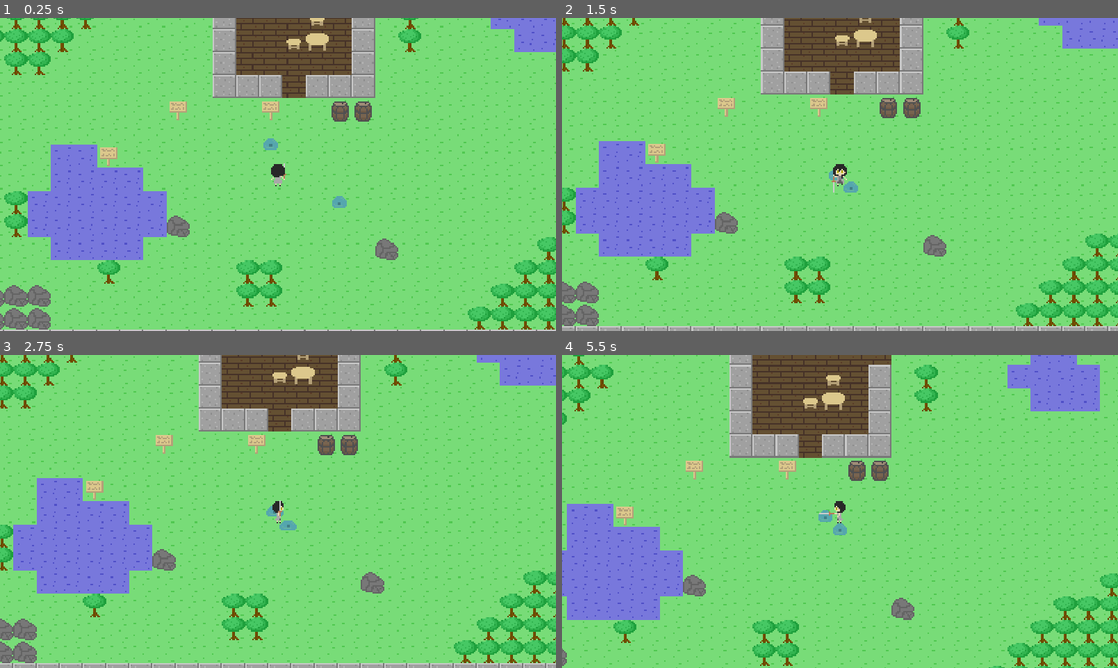
Above: before the commit, frames 1-4 (two rows, left to right).
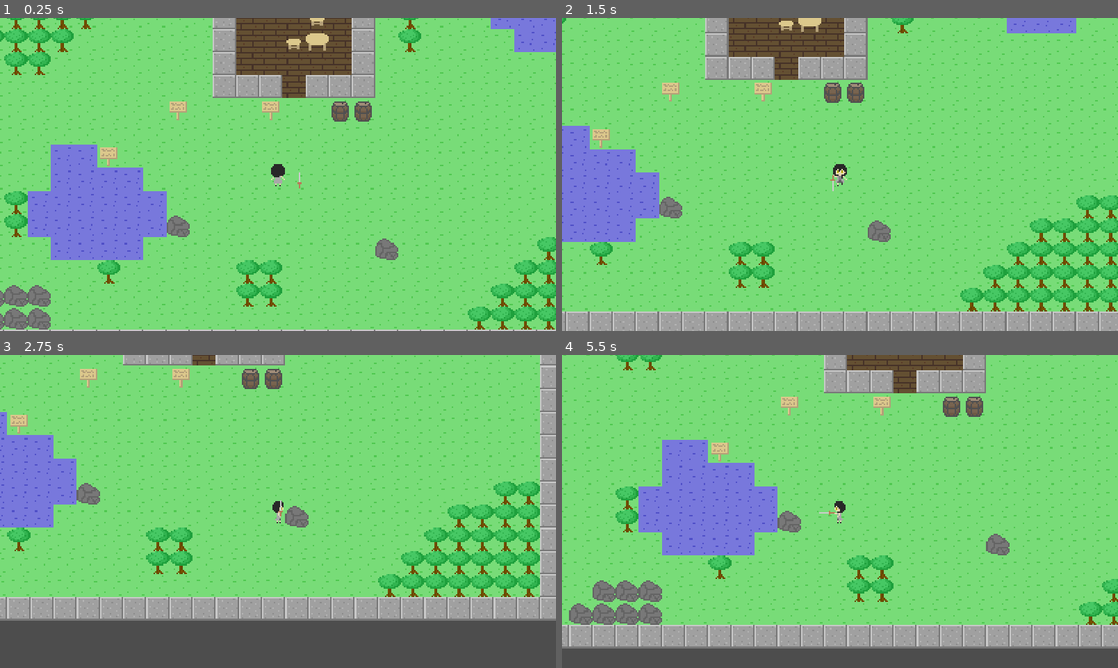
Above: after the commit, the same moments.

Repository: ktmage/test_game
Game: Godot game, scene res://main.tscn
Two runs of this game, one before a commit and one after it. Both use one fixed random seed, a clock stepped at 60 frames per second and the inputs below.
Inputs (mouse positions are in pixels of both pictures, inside the frame that each line leads up to):
- Up to frame 1 (0.25 s): no input
- Up to frame 2 (1.5 s): move the mouse to (739, 111) at 0.52 s; press the mouse at (739, 111) at 0.53 s; hold Right (ui_right) 0.53-1.28 s; move the mouse to (728, 190) at 1.27 s; release the mouse at (728, 190) at 1.28 s; hold Down (ui_down) from 1.28 s (still down); click (728, 190) at 1.35 s
- Up to frame 3 (2.75 s): move the mouse to (333, 442) at 2.02 s; release Down (ui_down) at 2.03 s; press the mouse at (333, 442) at 2.03 s; hold Right (ui_right) from 2.03 s (still down)
- Up to frame 4 (5.5 s): move the mouse to (812, 574) at 2.77 s; release Right (ui_right) at 2.78 s; release the mouse at (812, 574) at 2.78 s; hold Up (ui_up) 2.78-3.53 s; click (812, 574) at 2.85 s; move the mouse to (1006, 558) at 3.52 s; press the mouse at (1006, 558) at 3.53 s; hold Left (ui_left) 3.53-5.03 s; move the mouse to (673, 464) at 4.27 s; release the mouse at (673, 464) at 4.28 s; click (673, 464) at 4.35 s; move the mouse to (867, 511) at 5.02 s; press the mouse at (867, 511) at 5.03 s; hold Down (ui_down) from 5.03 s (still down)

The runs differ from the first frame. In frame 1, 0.2% of the frame differs, in the area x 47-63%, y 38-61%; in frame 2, 35%; in frame 3, 53%, in the area x 0-100%, y 0-100%; in frame 4, 49%.

Commit message:
[update] : comp_equipmentで装備位置管理

Diff:
--- /dev/null
+++ b/component/com_equipment_position/com_equipment_position.gd
@@ -0,0 +1,72 @@
+extends Node2D
+class_name com_equipment_position
+
+@export var inst_equipment: PackedScene
+
+@export_category("hand_position")
+@export_group("idle_pos")
+@export var grip_pos_up: Vector2
+@export var grip_pos_down: Vector2
+@export var grip_pos_left: Vector2
+@export var grip_pos_right: Vector2
+@export_group("action_pos")
+@export var action_pos_up: Vector2
+@export var action_pos_down: Vector2
+@export var action_pos_left: Vector2
+@export var action_pos_right: Vector2
+
+var equipment: Sprite2D
+
+# Called when the node enters the scene tree for the first time.
+func _ready():
+	set_equipment()
+
+
+# Called every frame. 'delta' is the elapsed time since the previous frame.
+func _process(delta):
+	pass
+
+
+func set_equipment() -> void:
+	equipment = inst_equipment.instantiate()
+	add_child(equipment)
+	equipment.position = Vector2(10,1)
+
+
+func direction_chenge(facing: int) -> void:
+	rotation = deg_to_rad(0)
+	if facing == 0:
+		position = grip_pos_up
+		z_index = 0
+	if facing == 1:
+		position = grip_pos_down
+		z_index = 2
+	if facing == 2:
+		position = grip_pos_left
+		z_index = 0
+	if facing == 3:
+		position = grip_pos_right
+		z_index = 2
+	else:
+		pass
+
+func action(facing: int) -> void:
+	equipment.position = equipment.grip_pos
+	if facing == 0:
+		position = action_pos_up
+		z_index = 0
+		rotation = deg_to_rad(0)
+	if facing == 1:
+		position = action_pos_down
+		z_index = 2
+		rotation = deg_to_rad(180)
+	if facing == 2:
+		position = action_pos_left
+		z_index = 0
+		rotation = deg_to_rad(270)
+	if facing == 3:
+		position = action_pos_right
+		z_index = 2
+		rotation = deg_to_rad(90)
+	else:
+		pass
--- /dev/null
+++ b/component/com_equipment_position/com_equipment_position.tscn
@@ -0,0 +1,6 @@
+[gd_scene load_steps=2 format=3 uid="uid://cqg2iojf2nmu8"]
+
+[ext_resource type="Script" path="res://component/com_equipment_position/com_equipment_position.gd" id="1_463ty"]
+
+[node name="com_equipment_position" type="Node2D"]
+script = ExtResource("1_463ty")
--- a/entity/equipment/equipment.gd
+++ b/entity/equipment/equipment.gd
@@ -1,28 +1,13 @@
-extends Node2D
-
+extends Sprite2D
+class_name equipment
 
 @export_category("status")
 @export var attack: int
 @export var defense: int
-@export_category("grip_position")
-@export_group("grip_pos")
-@export var grip_pos_up: Vector2
-@export var grip_ang_up: int
-@export var grip_pos_down: Vector2
-@export var grip_ang_down: int
-@export var grip_pos_left: Vector2
-@export var grip_ang_left: int
-@export var grip_pos_right: Vector2
-@export var grip_ang_right: int
-@export_group("action_pos")
-@export var action_pos_up: Vector2
-@export var action_ang_up: int
-@export var action_pos_down: Vector2
-@export var action_ang_down: int
-@export var action_pos_left: Vector2
-@export var action_ang_left: int
-@export var action_pos_right: Vector2
-@export var action_ang_right: int
+
+@export_category("grip_pos")
+@export var grip_pos: Vector2
+@export var grip_ang: int
 
 
 # Called when the node enters the scene tree for the first time.
@@ -33,44 +18,3 @@
 # Called every frame. 'delta' is the elapsed time since the previous frame.
 func _process(delta):
 	pass
-
-
-func grip_control(_chara_vector:int):
-	if _chara_vector == 0:
-		position = Vector2(grip_pos_up)
-		rotation = deg_to_rad(grip_ang_up)
-		z_index = 1
-	if _chara_vector == 1:
-		position = Vector2(grip_pos_down)
-		rotation = deg_to_rad(grip_ang_down)
-		z_index = 2
-	if _chara_vector == 2:
-		position = Vector2(grip_pos_left)
-		rotation = deg_to_rad(grip_ang_left)
-		z_index = 1
-	if _chara_vector == 3:
-		position = Vector2(grip_pos_right)
-		rotation = deg_to_rad(grip_ang_right)
-		z_index = 2
-	else:
-		pass
-
-func action_control(_chara_vector: int):
-	if _chara_vector == 0:
-		position = Vector2(action_pos_up)
-		rotation = deg_to_rad(action_ang_up)
-		z_index = 1
-	if _chara_vector == 1:
-		position = Vector2(action_pos_down)
-		rotation = deg_to_rad(action_ang_down)
-		z_index = 2
-	if _chara_vector == 2:
-		position = Vector2(action_pos_left)
-		rotation = deg_to_rad(action_ang_left)
-		z_index = 1
-	if _chara_vector == 3:
-		position = Vector2(action_pos_right)
-		rotation = deg_to_rad(action_ang_right)
-		z_index = 2
-	else:
-		pass
--- a/entity/equipment/sword/sword.gd
+++ /dev/null
@@ -1,11 +0,0 @@
-extends "res://entity/equipment/equipment.gd"
-
-
-# Called when the node enters the scene tree for the first time.
-func _ready():
-	pass # Replace with function body.
-
-
-# Called every frame. 'delta' is the elapsed time since the previous frame.
-func _process(delta):
-	pass
--- a/entity/equipment/sword/sword.tscn
+++ b/entity/equipment/sword/sword.tscn
@@ -1,20 +1,10 @@
-[gd_scene load_steps=4 format=3 uid="uid://cfyeg0qhupgj2"]
+[gd_scene load_steps=3 format=3 uid="uid://2fdxwpd5tqdd"]
 
-[ext_resource type="PackedScene" uid="uid://deyfr0aersr5i" path="res://entity/equipment/equipment.tscn" id="1_30gm4"]
-[ext_resource type="Script" path="res://entity/equipment/sword/sword.gd" id="2_786gf"]
+[ext_resource type="Script" path="res://entity/equipment/equipment.gd" id="1_7nkmo"]
 [ext_resource type="Texture2D" uid="uid://d2pgyu6bkuw44" path="res://entity/equipment/sword/sword.png" id="2_mbtkh"]
 
-[node name="Sword" instance=ExtResource("1_30gm4")]
+[node name="sword" type="Sprite2D"]
+position = Vector2(0, -4)
 texture = ExtResource("2_mbtkh")
-script = ExtResource("2_786gf")
-grip_pos_up = Vector2(4.5, -1)
-grip_pos_down = Vector2(-4.5, -1)
-grip_pos_left = Vector2(-1.5, -1)
-grip_pos_right = Vector2(1.5, -1)
-action_pos_up = Vector2(4.5, -4)
-action_pos_down = Vector2(-4.5, 6)
-action_ang_down = 180
-action_pos_left = Vector2(-8, 1.5)
-action_ang_left = 270
-action_pos_right = Vector2(8, 1.5)
-action_ang_right = 90
+script = ExtResource("1_7nkmo")
+grip_pos = Vector2(0, -4)
--- a/entity/player/player.gd
+++ b/entity/player/player.gd
@@ -1,16 +1,13 @@
 extends CharacterBody2D
 
-const SWORD = preload("res://entity/equipment/sword/sword.tscn")
 
 const speed: int = 64
-var equipment: Node2D
 var chara_vector : int #キャラの向きを0~3で記憶(上下左右)
 var chara_condition :String #キャラの状態を記憶
 
 # Called when the node enters the scene tree for the first time.
 func _ready():
 	$chara_texture/AnimationPlayer.play("down")
-	equip() #テスト用
 
 
 # Called every frame. 'delta' is the elapsed time since the previous frame.
@@ -34,11 +31,15 @@
 
 	#アニメーション制御
 	move_anim(chara_vector,chara_condition)
-	#装備品制御
-	equip_contorol(chara_condition, chara_vector)
+
+
+
 
 	#なんかすごいやつ
 	move_and_slide()
+
+	if chara_condition == "moving" or chara_condition == "idle":
+		$com_equipment_position.direction_chenge(chara_vector)
 
 func vector_ctrl(_velocity):
 	if chara_condition != "action":
@@ -94,29 +95,14 @@
 	else:
 		pass
 
-func equip():#剣を装備(暫定。あとから引数で他の武器も装備できるようにしたい)
-	print("equip!")
-	equipment = SWORD.instantiate()
-	add_child(equipment)
-	equip_contorol(chara_condition, chara_vector)
-
-func equip_contorol(_chara_condition: String, _chara_vector: int):#向きに応じて武器の位地を調整する
-	if equipment == null:
-		pass
-	else:
-		if  _chara_condition == "idle" or _chara_condition == "moving":
-			equipment.grip_control(_chara_vector)
 
 func action():#武器を使う(?)
-	if equipment == null:
-		pass
-	else:
 		chara_condition = "action"
-		equipment.action_control(chara_vector)
+		$com_equipment_position.action(chara_vector)
 		var timer = get_tree().create_timer(0.5)
 		timer.connect("timeout", func(): chara_condition = "idle")
 
 func _input(event):
 	if event.is_action_pressed("interact"):
-		print("F")
+		print("click!")
 		action()
--- a/entity/player/player.tscn
+++ b/entity/player/player.tscn
@@ -1,8 +1,10 @@
-[gd_scene load_steps=5 format=3 uid="uid://c7to6cf114d1x"]
+[gd_scene load_steps=7 format=3 uid="uid://c7to6cf114d1x"]
 
 [ext_resource type="Script" path="res://entity/player/player.gd" id="1_rghen"]
 [ext_resource type="PackedScene" uid="uid://cjktn4bhs12by" path="res://entity/player/chara_texture1.tscn" id="2_bq0up"]
 [ext_resource type="Script" path="res://component/com_status/com_status.gd" id="3_k78bq"]
+[ext_resource type="Script" path="res://component/com_equipment_position/com_equipment_position.gd" id="4_oqppm"]
+[ext_resource type="PackedScene" uid="uid://2fdxwpd5tqdd" path="res://entity/equipment/sword/sword.tscn" id="5_qtvry"]
 
 [sub_resource type="RectangleShape2D" id="RectangleShape2D_i3f6q"]
 size = Vector2(10, 15)
@@ -20,7 +22,19 @@
 
 [node name="chara_texture" parent="." instance=ExtResource("2_bq0up")]
 z_index = 2
-frame = 0
+frame = 15
 
 [node name="com_status" type="Node" parent="."]
 script = ExtResource("3_k78bq")
+
+[node name="com_equipment_position" type="Node2D" parent="."]
+script = ExtResource("4_oqppm")
+inst_equipment = ExtResource("5_qtvry")
+grip_pos_up = Vector2(5, 4)
+grip_pos_down = Vector2(-5, 4)
+grip_pos_left = Vector2(-2, 3)
+grip_pos_right = Vector2(2, 3)
+action_pos_up = Vector2(5, 1)
+action_pos_down = Vector2(-5, 1)
+action_pos_left = Vector2(-4, 1)
+action_pos_right = Vector2(4, 1)
--- a/main.tscn
+++ b/main.tscn
@@ -1,9 +1,8 @@
-[gd_scene load_steps=6 format=3 uid="uid://l3suecgu468x"]
+[gd_scene load_steps=5 format=3 uid="uid://l3suecgu468x"]
 
 [ext_resource type="PackedScene" uid="uid://dp0etike2pqgs" path="res://map/test_map/test_map.tscn" id="1_6hrxc"]
 [ext_resource type="PackedScene" uid="uid://c7to6cf114d1x" path="res://entity/player/player.tscn" id="2_xl6nu"]
 [ext_resource type="PackedScene" uid="uid://d3ddpmlhpefuh" path="res://script/textbox_manager.tscn" id="3_ldgew"]
-[ext_resource type="PackedScene" uid="uid://70pitppp32an" path="res://entity/enemy/slime/slime.tscn" id="4_6do46"]
 
 [sub_resource type="GDScript" id="GDScript_54pf3"]
 script/source = "extends Node2D
@@ -34,9 +33,3 @@
 
 [node name="Player" parent="." instance=ExtResource("2_xl6nu")]
 position = Vector2(253, 388)
-
-[node name="Slime" parent="." instance=ExtResource("4_6do46")]
-position = Vector2(248, 358)
-
-[node name="Slime2" parent="." instance=ExtResource("4_6do46")]
-position = Vector2(301, 410)
